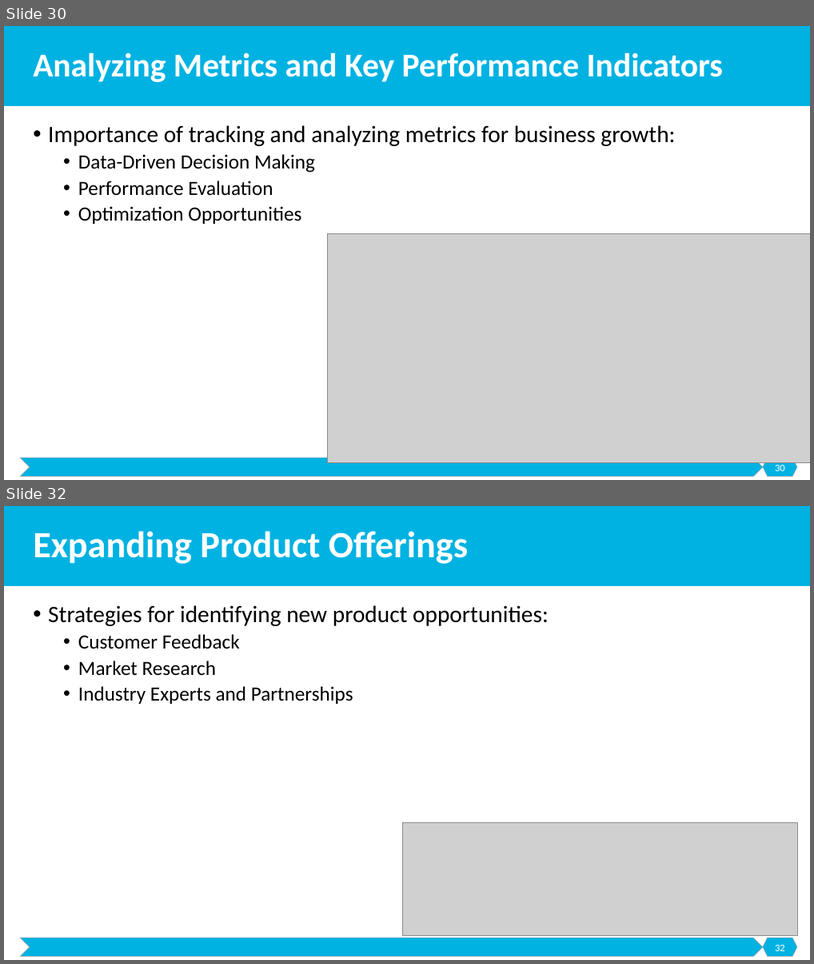
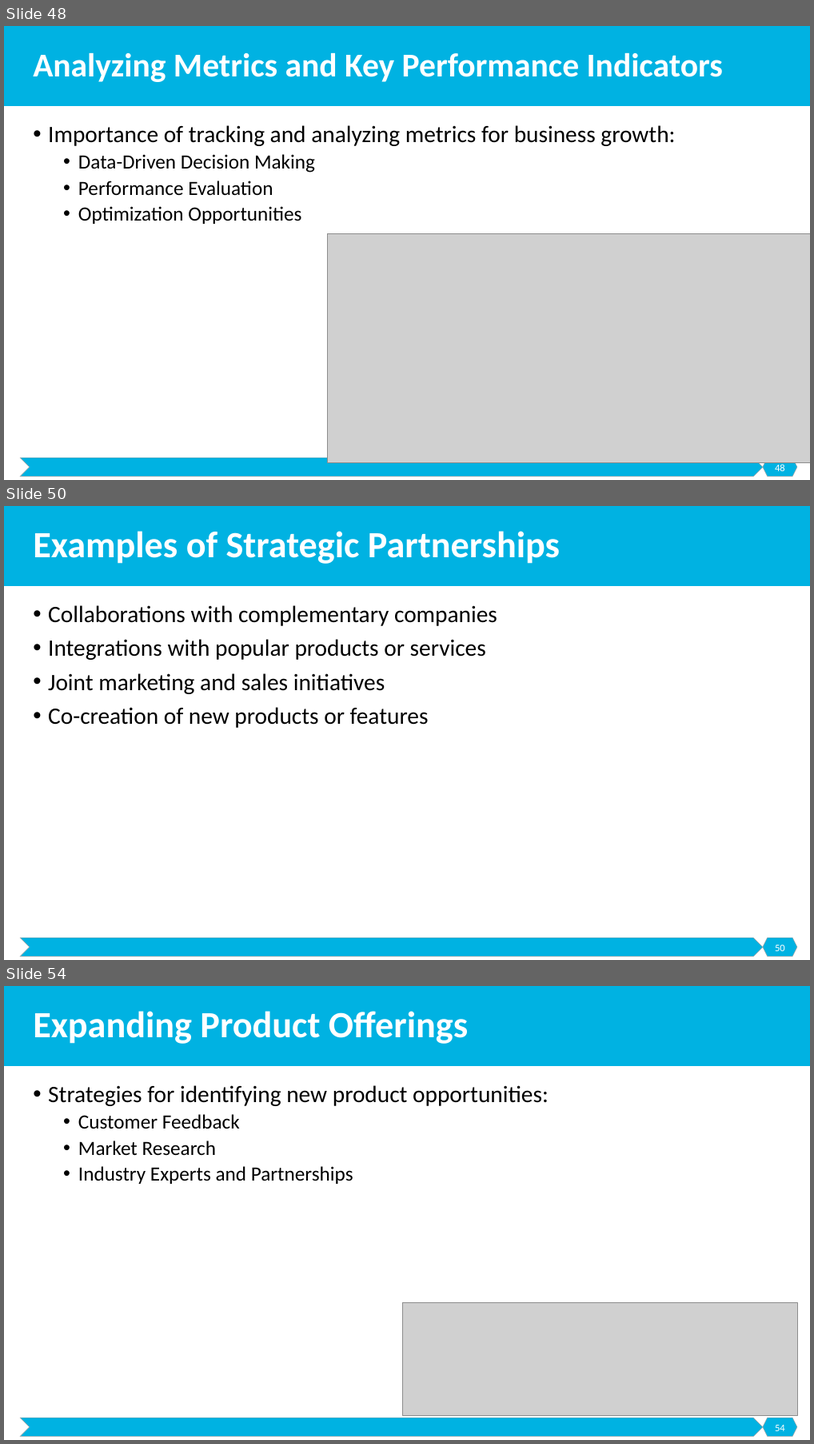
Before and after one commit to malenezi/malenezi, a slide deck: SE495/Lectures/6-Launching and Marketing/Launching and Marketing.pptx. Shown one above the other, each under a label of ours: slides 30 and 32 before the commit, slides 48, 50 and 54 after it; the slides between them are not shown. The pictures are 814x964 and 814x1444 pixels, drawn with LibreOffice and Linux fonts; fonts in the diff are those of the drawing; grey boxes stand for pictures. Boxes give left, top, right and bottom in pixels: in the first picture for what was removed or moved away, otherwise in the second. Text is boxed around its words. In the diff, an @@ line names an element or a change of style, - is before the commit and + after.

```diff
--- a/SE495/Lectures/6-Launching and Marketing/Launching and Marketing.pptx
+++ b/SE495/Lectures/6-Launching and Marketing/Launching and Marketing.pptx
@@ slide 50 added at bbox=[4, 506, 810, 960], background #FFFFFF; not listed: 3 template elements that a slide beside it also shows @@
@@ title added at bbox=[33, 531, 560, 564], 44 pt, text #FFFFFF, bold @@
+Examples of Strategic Partnerships
@@ text added at bbox=[48, 605, 498, 728], 28 pt, text #000000 @@
+• Collaborations with complementary companies
+• Integrations with popular products or services
+• Joint marketing and sales initiatives
+• Co-creation of new products or features
@@ page number added at bbox=[775, 944, 786, 951], 12 pt, text #FFFFFF @@
+50
@@ what was slide 30 is now slide 48 @@
@@ page number at bbox=[775, 464, 786, 471]: text changed @@
-30
+48
@@ what was slide 32 is now slide 54 @@
@@ page number at bbox=[775, 1424, 786, 1431]: text changed @@
-32
+54
```
Also in this commit, not shown: 2 slides changed, 22 other slides added, 1 slide removed, 2 other files.
